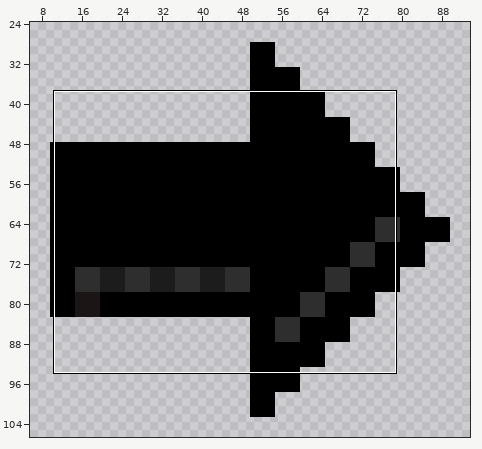
Sprite sheet: Sprites/Menu/setaDir.png. The first picture is a wide view before the edit; the outline marks the close-up.
Close-up. Earlier state:
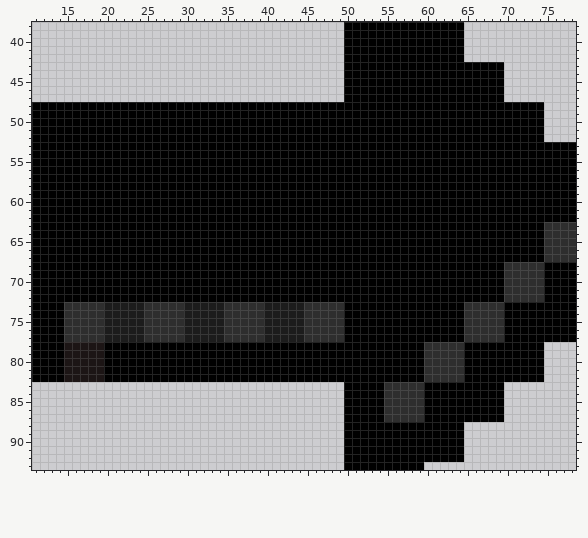
The file is 160x150 pixels, drawn in blocks of 2x2; one block is one cell here. Colours within 5 levels of each other are drawn and written as one. Shown: x 11..78, y 38..93. The old version is drawn lined up with the new one, on the new canvas. The wide view leaves out empty margins.
After:
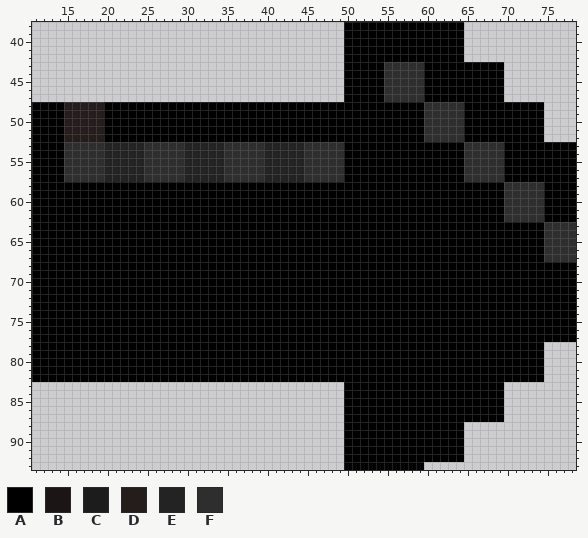
Palette (. is transparent): A #000000  B #1c1515  C #1c1c1c  D #241d1c  E #232323  F #2e2e2e
From the commit log: Setas com Borda Branca
From old to new:
canvas 80x75 -> 100x131, the old top-left corner now at 10,28
The edit turns colour B into colour A in rows 78 to 82 at x 15 to 19.
The edit turns colour C into colour A in rows 73 to 77 at x 20 to 24, 30 to 34 and 40 to 44.
The edit turns colour F into colour A in rows 68 to 72 at x 70 to 74; in rows 73 to 77 at x 15 to 19, 25 to 29, 35 to 39, 45 to 49 and 65 to 69; in rows 78 to 82 at x 60 to 64; in rows 83 to 87 at x 55 to 59.
The edit turns colour A into colour D in rows 48 to 52 at x 15 to 19.
The edit turns colour A into colour E in rows 53 to 57 at x 20 to 24, 30 to 34 and 40 to 44.
The edit turns colour A into colour F in rows 43 to 47 at x 55 to 59; in rows 48 to 52 at x 60 to 64; in rows 53 to 57 at x 15 to 19, 25 to 29, 35 to 39, 45 to 49 and 65 to 69; in rows 58 to 62 at x 70 to 74.
Changed places in both close-ups, as pixel boxes (x1, y1, x2, y2):
changed: (384, 62, 544, 222)
changed: (64, 102, 344, 182)
changed: (384, 262, 544, 422)
changed: (64, 302, 344, 382)
